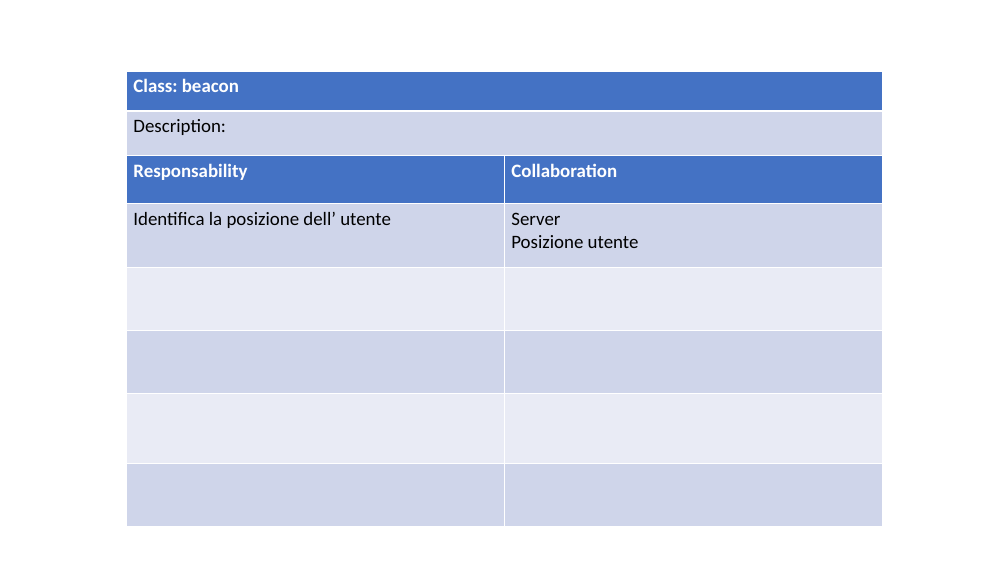
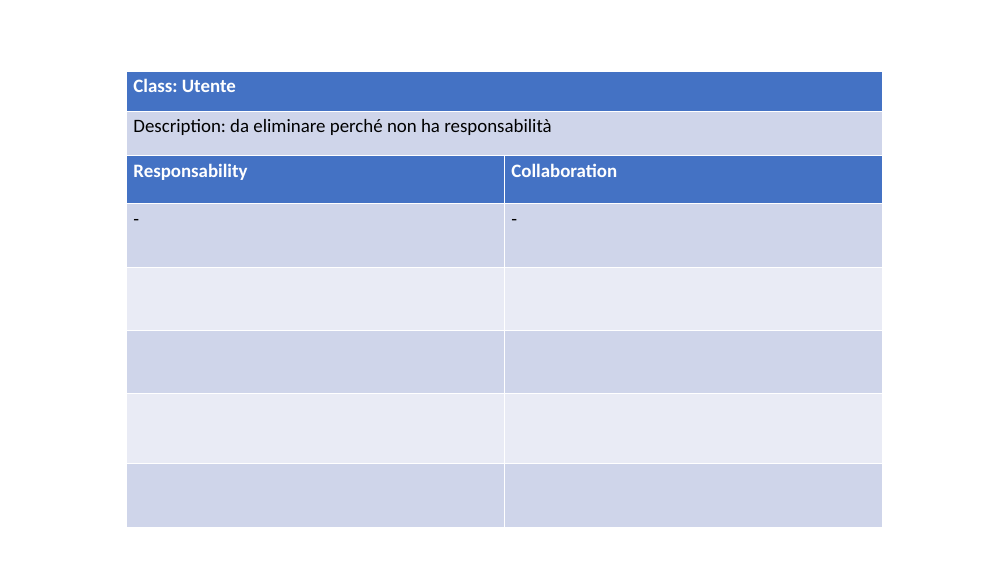
Before and after one commit to ecorradini/ProgettoIDS, a slide deck: slide 9 of AnalisiRequisiti/CRC/UT3/UT3.ppt (slide 3 before the commit). Drawn at 1008x567 pixels with LibreOffice and Linux fonts; fonts in the diff are those of the drawing. Boxes give left, top, right and bottom in pixels: in the first picture for what was removed or moved away, otherwise in the second. Text is boxed around its words. In the diff, an @@ line names an element or a change of style, - is before the commit and + after.

```diff
--- a/AnalisiRequisiti/CRC/UT3/UT3.ppt
+++ b/AnalisiRequisiti/CRC/UT3/UT3.ppt
@@ table at <box>126,71,882,156</box> @@
-row 1, column 1: Class: beacon
+row 1, column 1: Class: Utente
-row 2, column 1: Description:
+row 2, column 1: Description: da eliminare perché non ha responsabilità
@@ borders changed @@
@@ table at <box>126,155,882,526</box> @@
-row 2, column 1: Identifica la posizione dell’ utente
+row 2, column 1: -
-row 2, column 2: Server / Posizione utente
+row 2, column 2: -
@@ line spacing 1 to 0.98 @@
@@ borders changed @@
```
Also in this commit, not shown: 3 other slides changed, 6 slides added, 3 slides removed.
